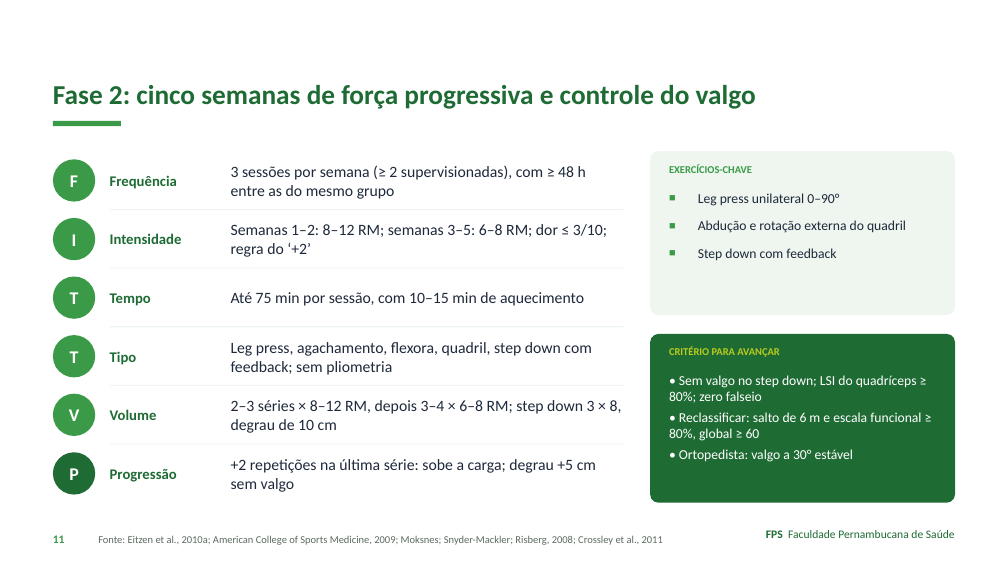
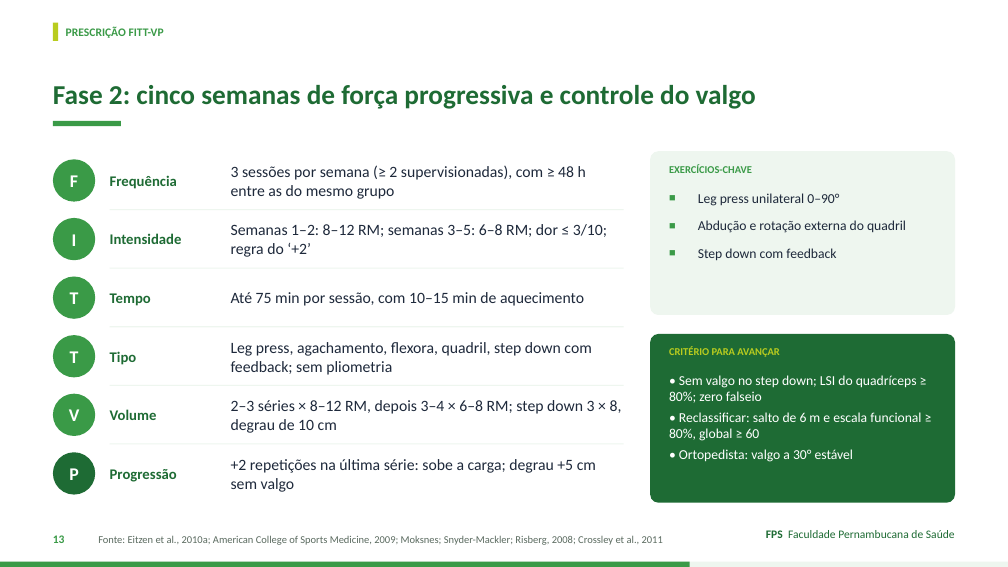
Before and after one commit to Institutomoraisandrade/CRM, a slide deck: slide 13 of trabalho-fps/trabalhos/2026-11-09-caso04-lca-lcm/apresentacao.pptx (slide 11 before the commit). Drawn at 1008x567 pixels with LibreOffice and Linux fonts; fonts in the diff are those of the drawing. Boxes give left, top, right and bottom in pixels: in the first picture for what was removed or moved away, otherwise in the second. Text is boxed around its words. In the diff, an @@ line names an element or a change of style, - is before the commit and + after.

```diff
--- a/trabalho-fps/trabalhos/2026-11-09-caso04-lca-lcm/apresentacao.pptx
+++ b/trabalho-fps/trabalhos/2026-11-09-caso04-lca-lcm/apresentacao.pptx
@@ rectangle added at <box>53,23,58,41</box>, fill #B9CC1F @@
@@ text added at <box>66,26,164,38</box>, 11 pt, text #3A9A47, bold @@
+PRESCRIÇÃO FITT-VP
@@ text at <box>53,535,65,543</box>: text changed @@
-11
+13
@@ rectangle added at <box>0,562,1008,567</box>, fill #EEF6EF @@
@@ rectangle added at <box>0,562,690,567</box>, fill #3A9A47 @@
```
Also in this commit, not shown: 20 other slides changed, 3 slides added, 12 other files.
